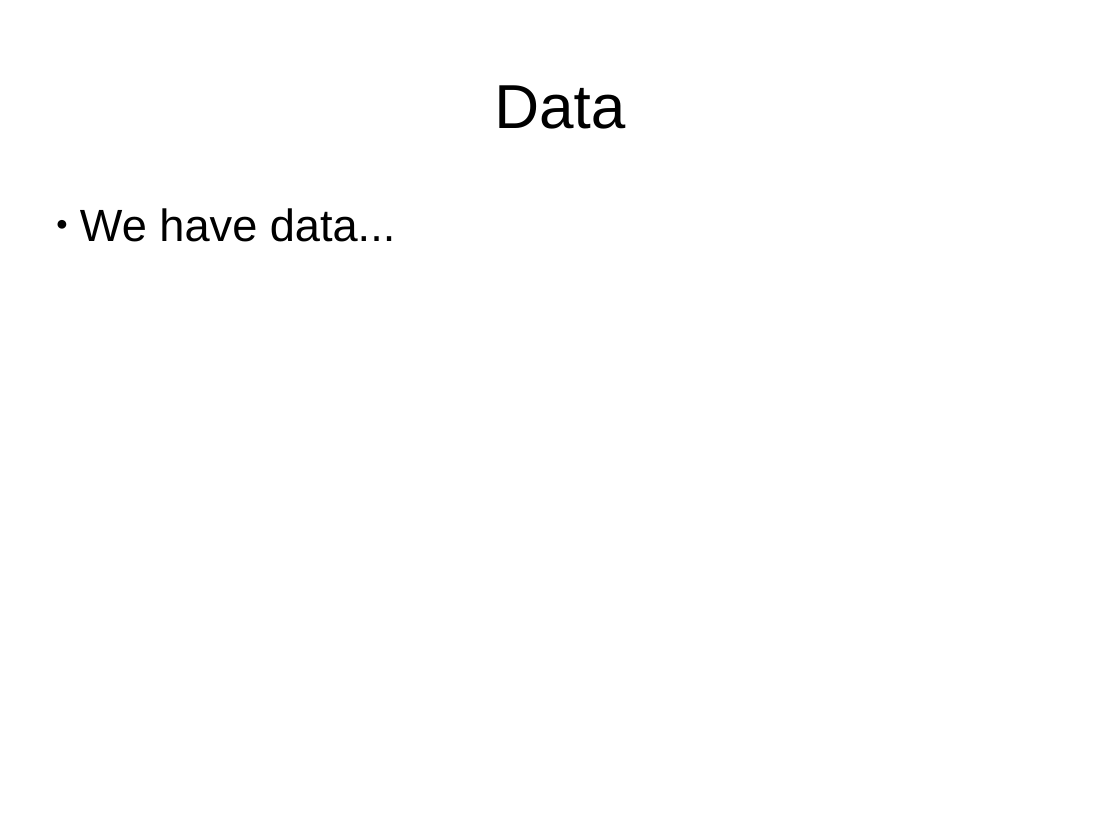
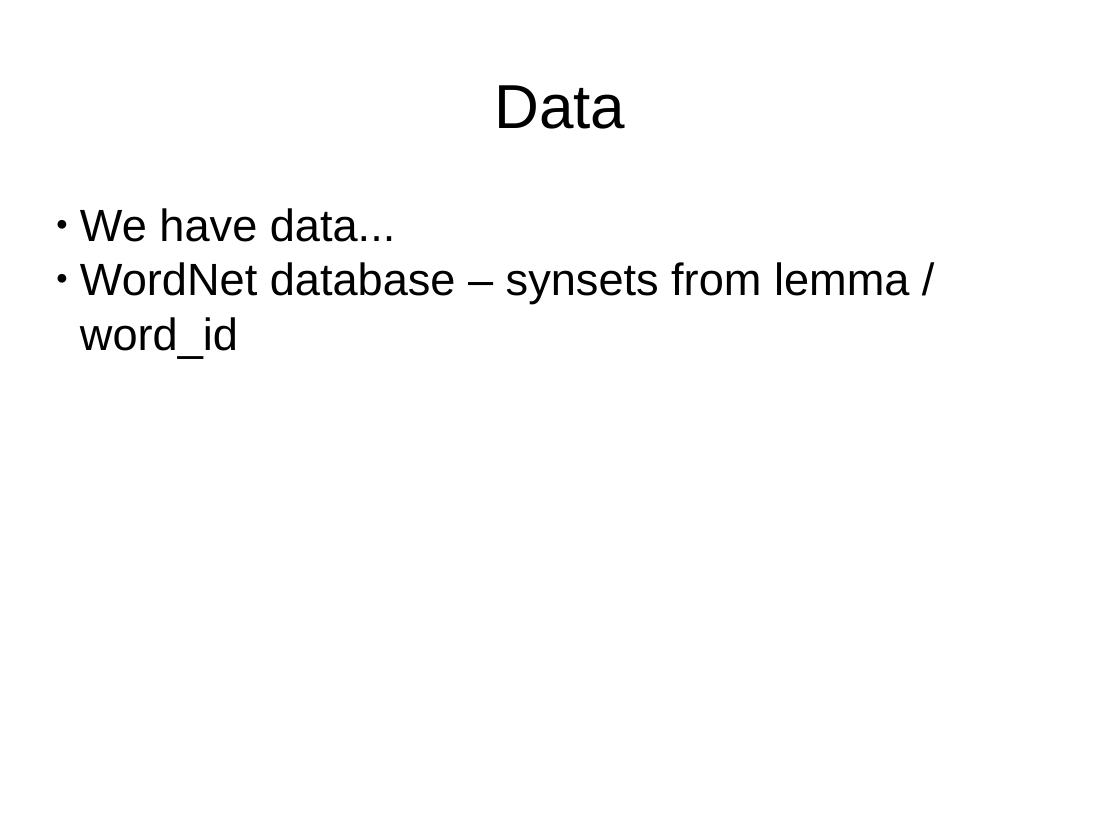
Before and after one commit to ElanHR/deeplearning4j, a slide deck: slide 9 of presentation.pptx. Drawn at 1120x840 pixels with LibreOffice and Linux fonts; fonts in the diff are those of the drawing. Boxes give left, top, right and bottom in pixels: in the first picture for what was removed or moved away, otherwise in the second. Text is boxed around its words. In the diff, an @@ line names an element or a change of style, - is before the commit and + after.

Commit message:
v2?

```diff
--- a/presentation.pptx
+++ b/presentation.pptx
@@ text at [80,262,909,358]: paragraph added @@
+● WordNet database – synsets from lemma / word_id
```
